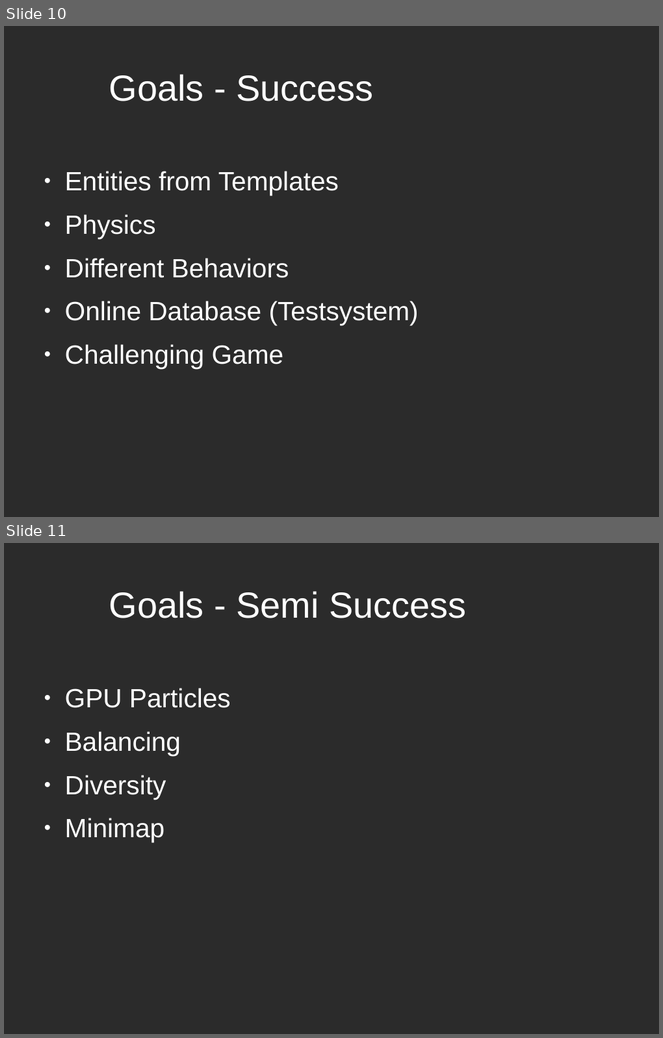
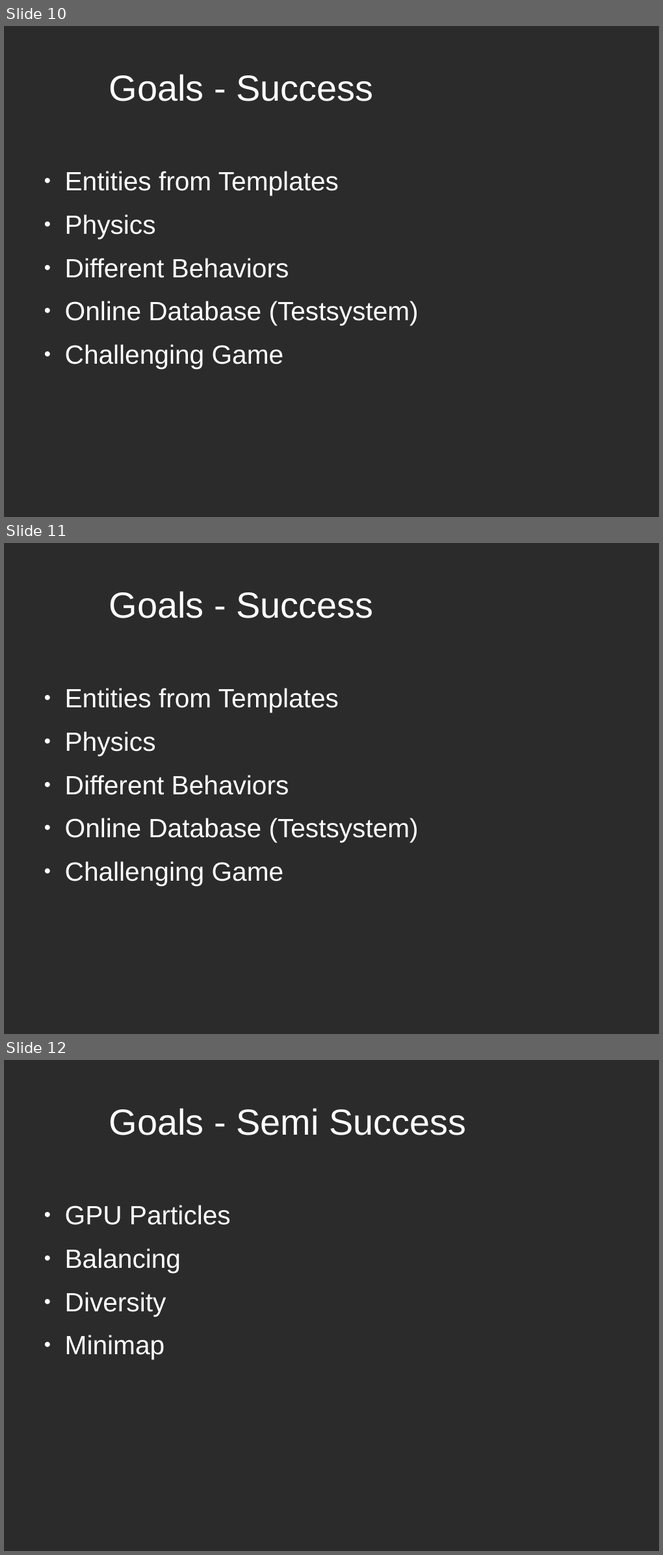
Before and after one commit to szyuGH/StarrockGame, a slide deck: Docs/PresentationPrototype2/PrototypePresentation2.odp. Shown one above the other, each under a label of ours: slides 10 and 11 before the commit, slides 10, 11 and 12 after it. The pictures are 663x1038 and 663x1555 pixels, drawn with LibreOffice and Linux fonts; fonts in the diff are those of the drawing; background and template pictures are left out; a plain dark background stands for a picture behind light text. Boxes give left, top, right and bottom in pixels: in the first picture for what was removed or moved away, otherwise in the second. Text is boxed around its words. In the diff, an @@ line names an element or a change of style, - is before the commit and + after.

```diff
--- a/Docs/PresentationPrototype2/PrototypePresentation2.odp
+++ b/Docs/PresentationPrototype2/PrototypePresentation2.odp
@@ slide 11 added at bbox=[4, 543, 659, 1034], background picture (left out) @@
@@ title added at bbox=[109, 591, 373, 618], 44 pt, text #FFFFFF @@
+Goals - Success
@@ text added at bbox=[65, 688, 419, 886], 32 pt, text #FFFFFF @@
+● Entities from Templates
+● Physics
+● Different Behaviors
+● Online Database (Testsystem)
+● Challenging Game
@@ what was slide 11 is now slide 12 @@
```
Also in this commit, not shown: 1 other slide added, 6 other files.
